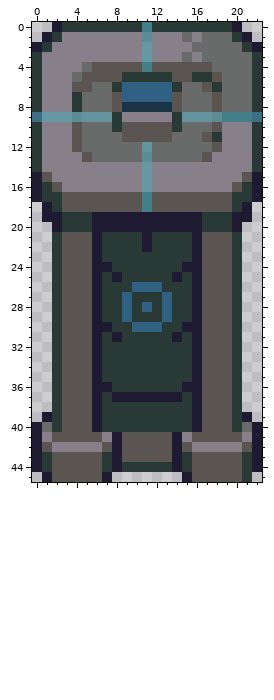
A pixel-art sprite gets an edit: assets/player/torre.png. The picture above is the old version.
The file is 23x46 pixels.
After the commit:
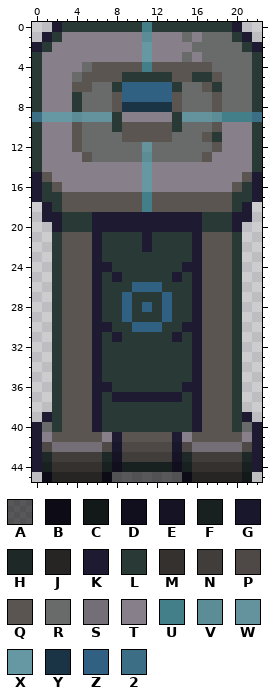
Palette (. is transparent): A #00000091  B #0d0c16  C #121918  D #110f1d  E #151324  F #18211f  G #19172b  H #1e2927  J #272523  K #1d1a31  L #293936  M #34312f  N #413d3b  P #4e4946  Q #5a5551  R #696a6a  S #746e76  T #877f89  U #427f88  V #5c8d96  W #65939d  X #6598a3  Y #1a3446  Z #306082  2 #3c6e85
Edits made:
y 42: x 1..21 QTTTTTQKQQQQQKQTTTTTQ -> PSSSSSPGPPPPPGPSSSSSP
y 43: x 1..21 LQQQQQLKQQQQQKLQQQQQL -> HNNNNNHENNNNNEHNNNNNH
y 44: x 1..21 LQQQQQLKLLLLLKLQQQQQL -> FMMMMMFDFFFFFDFMMMMMF
y 45: x 1..21 KQQQQQK.......KQQQQQL -> BJJJJJBAAAAAAABJJJJJC
Changed places in both pictures, as pixel boxes (x1, y1, x2, y2):
changed: (42, 442, 252, 482)
